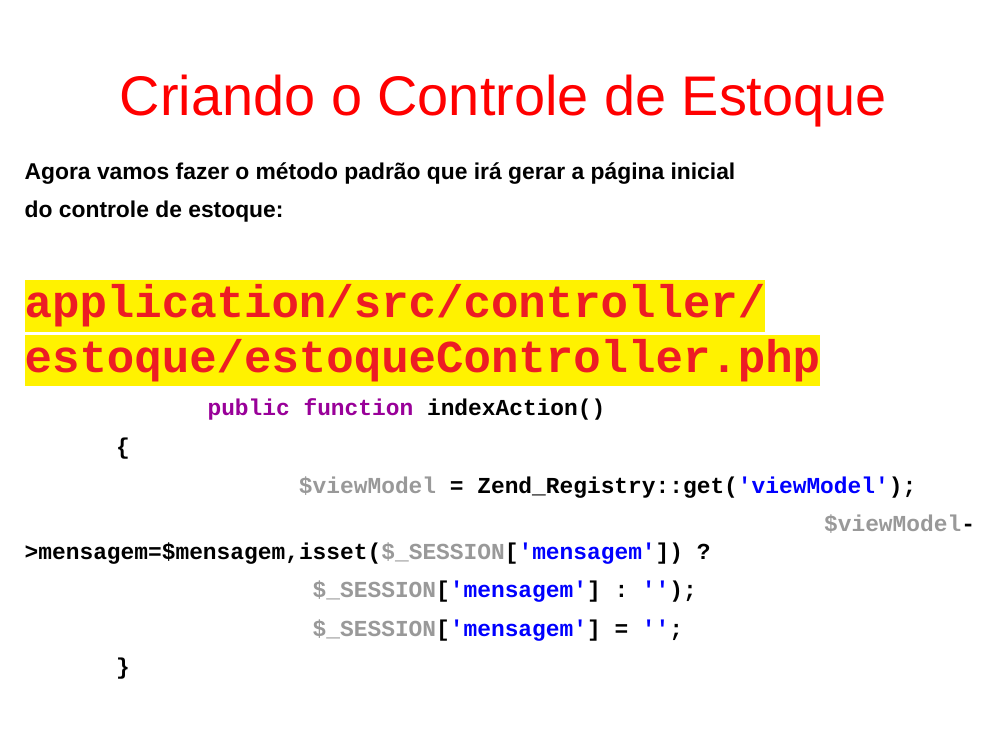
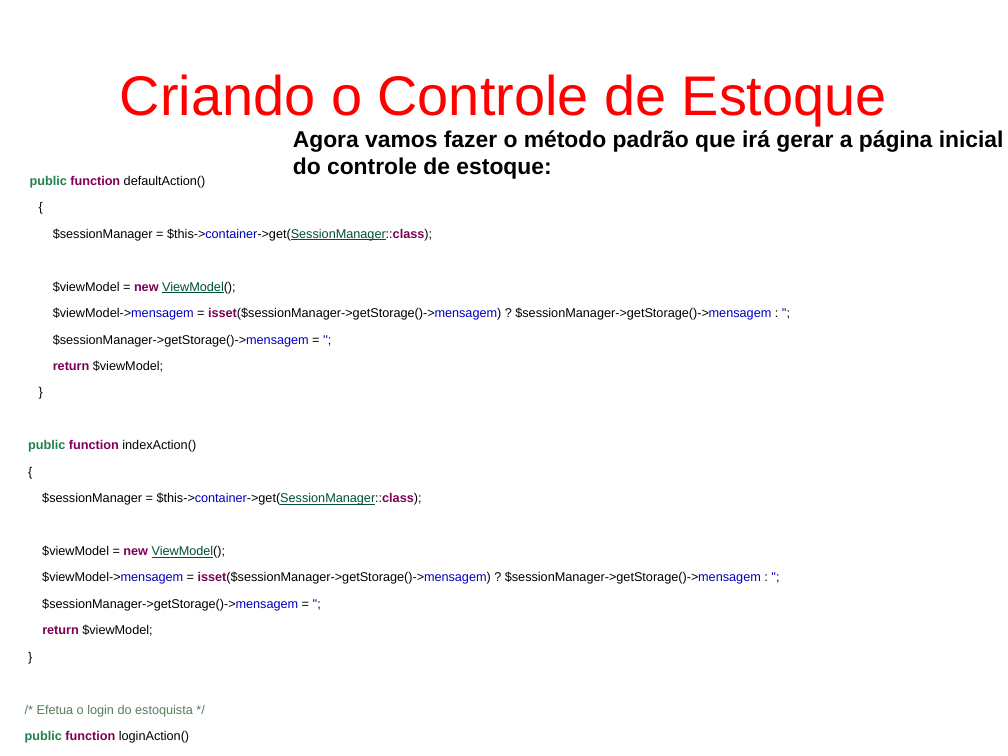
Before and after one commit to fgsl/lojasacme, a slide deck: slide 144 of docs/tutorial.odp (slide 126 before the commit). Drawn at 1008x756 pixels with LibreOffice and Linux fonts; fonts in the diff are those of the drawing. Boxes give left, top, right and bottom in pixels: in the first picture for what was removed or moved away, otherwise in the second. Text is boxed around its words. In the diff, an @@ line names an element or a change of style, - is before the commit and + after.

```diff
--- a/docs/tutorial.odp
+++ b/docs/tutorial.odp
@@ text added at (293,130,1004,179), 18 pt, text #000000, bold @@
+Agora vamos fazer o método padrão que irá gerar a página inicial
+do controle de estoque:
@@ text at (30,175,771,372): text changed; size 18 to 10 pt; bold off @@
-Agora vamos fazer o método padrão que irá gerar a página inicial
-do controle de estoque:
-application/src/controller/estoque/estoqueController.php
+public function defaultAction()
+{
+$sessionManager = $this->container->get(SessionManager::class);
+$viewModel = new ViewModel();
+$viewModel->mensagem = isset($sessionManager->getStorage()->mensagem) ? $sessionManager->getStorage()->mensagem : '';
+$sessionManager->getStorage()->mensagem = '';
+return $viewModel;
+}
@@ text at (28,439,196,452): size 18 to 10 pt, font Courier New to Arial in "public function indexAction()", "{", "}"; text colour #990099 to #22804C in "public"; text colour #990099 to #7F0055 in "function"; bold off in "indexAction()", "{", "}" @@
@@ text at (42,492,761,636): text changed; size 18 to 10 pt; font Courier New to Arial; bold off @@
-$viewModel = Zend_Registry::get('viewModel');
-$viewModel->mensagem=$mensagem,isset($_SESSION['mensagem']) ?
-$_SESSION['mensagem'] : '');
-$_SESSION['mensagem'] = '';
+$sessionManager = $this->container->get(SessionManager::class);
+$viewModel = new ViewModel();
+$viewModel->mensagem = isset($sessionManager->getStorage()->mensagem) ? $sessionManager->getStorage()->mensagem : '';
+$sessionManager->getStorage()->mensagem = '';
+return $viewModel;
@@ text at (25,705,193,743): paragraphs added @@
+/* Efetua o login do estoquista */
+public function loginAction()
+{
```
Also in this commit, not shown: 23 other slides changed, 52 slides added, 18 slides removed.
